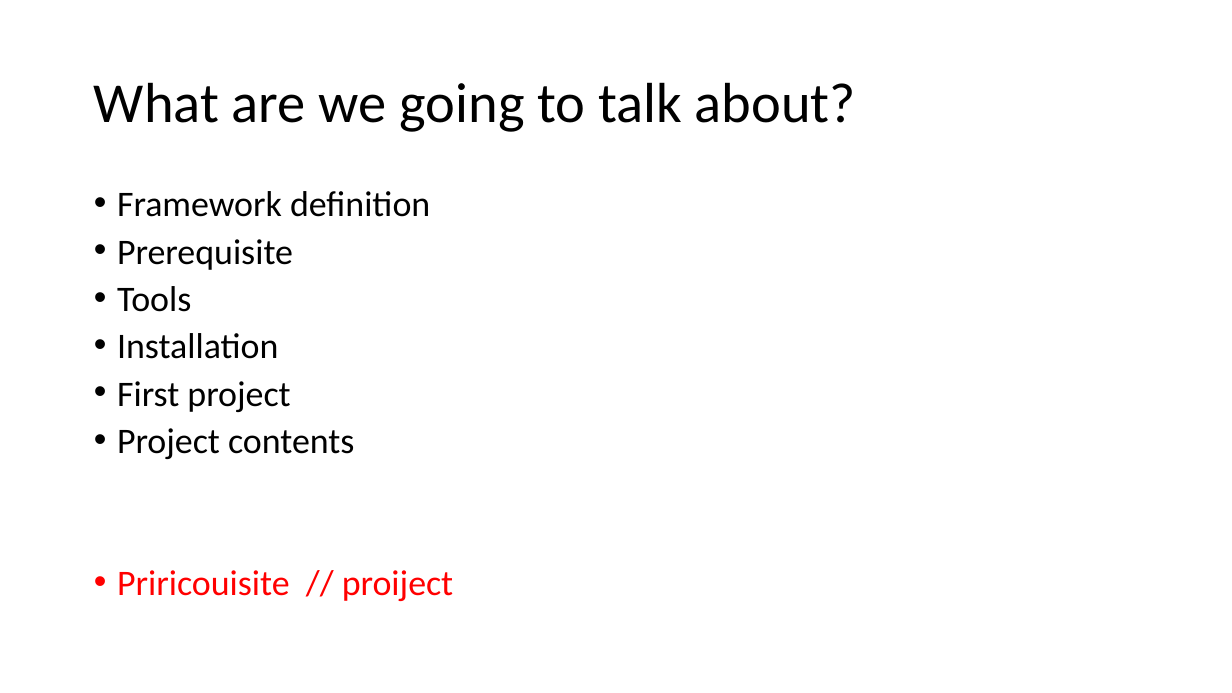
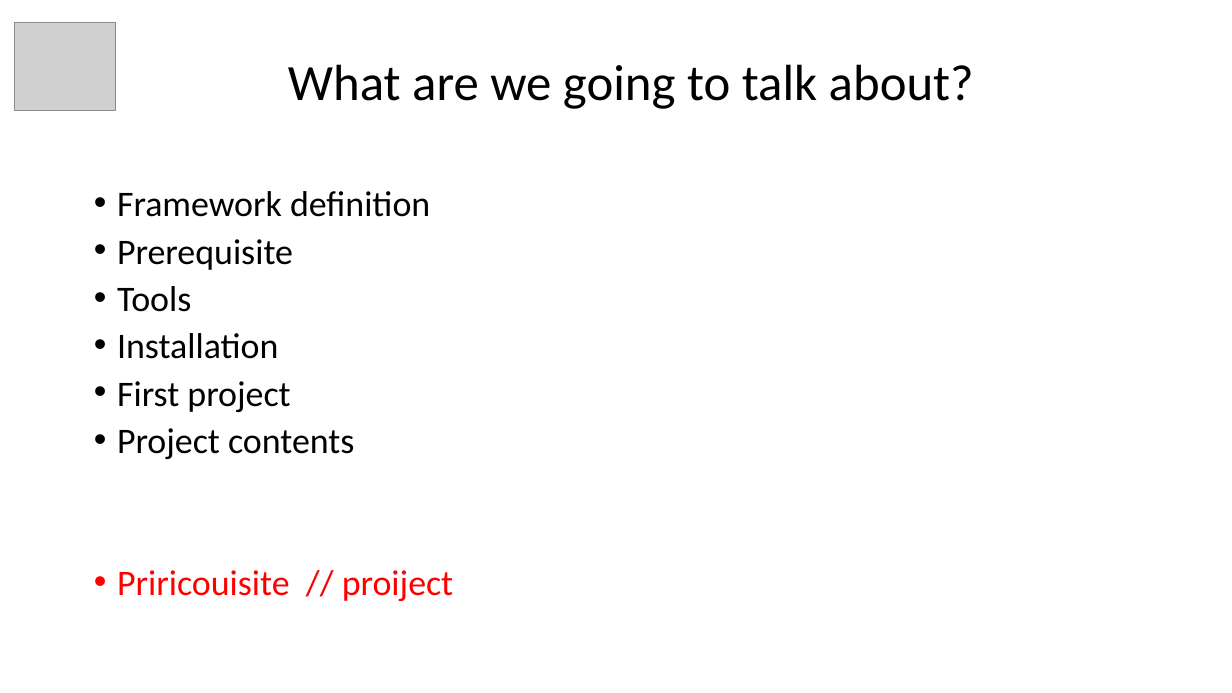
Before and after one commit to Philippe-Da-Costa/PowerPoint, a slide deck: slide 3 of presentation/What the Symfony.pptx. Drawn at 1232x693 pixels with LibreOffice and Linux fonts; fonts in the diff are those of the drawing; grey boxes stand for pictures; background and template pictures are left out. Boxes give left, top, right and bottom in pixels: in the first picture for what was removed or moved away, otherwise in the second. Text is boxed around its words. In the diff, an @@ line names an element or a change of style, - is before the commit and + after.

```diff
--- a/presentation/What the Symfony.pptx
+++ b/presentation/What the Symfony.pptx
@@ picture added at (x1=14, y1=22, x2=116, y2=111) @@
@@ title "What are we going to ..." moved from (x1=94, y1=82, x2=856, y2=132) to (x1=288, y1=64, x2=974, y2=109) @@
@@ title "What are we going to ..." at (x1=288, y1=64, x2=974, y2=109): size 44 to 39.6 pt @@
```
Also in this commit, not shown: 5 other slides changed, 5 slides added, 1 other file.
